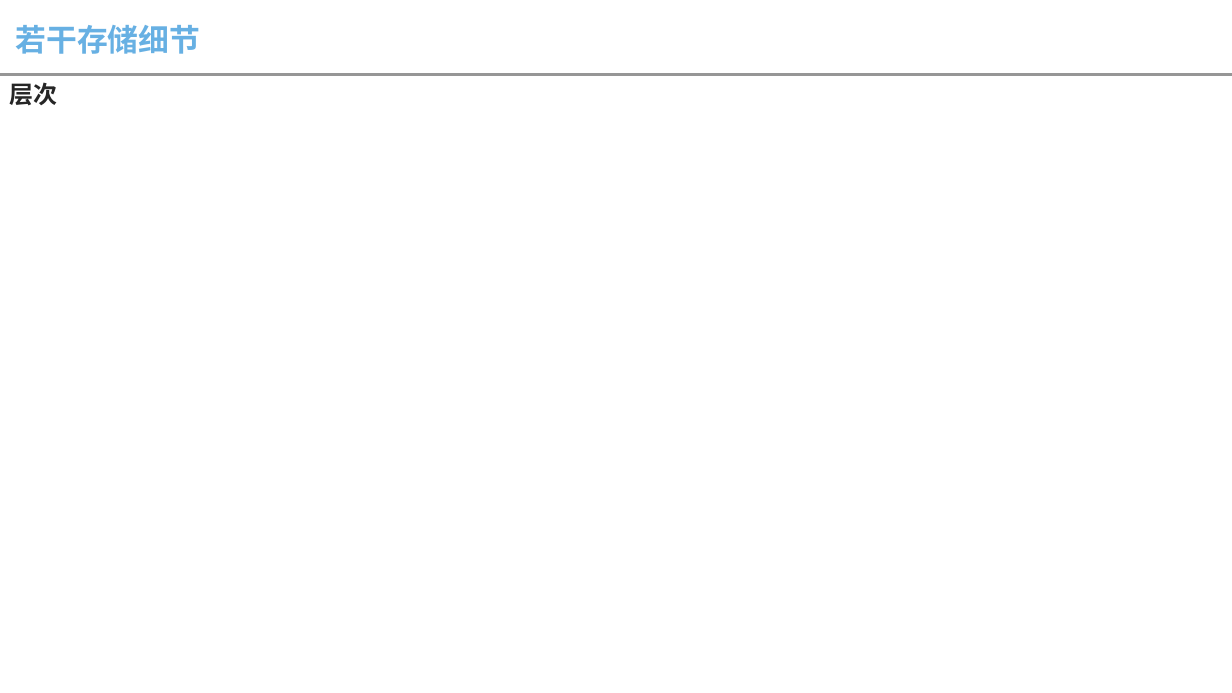
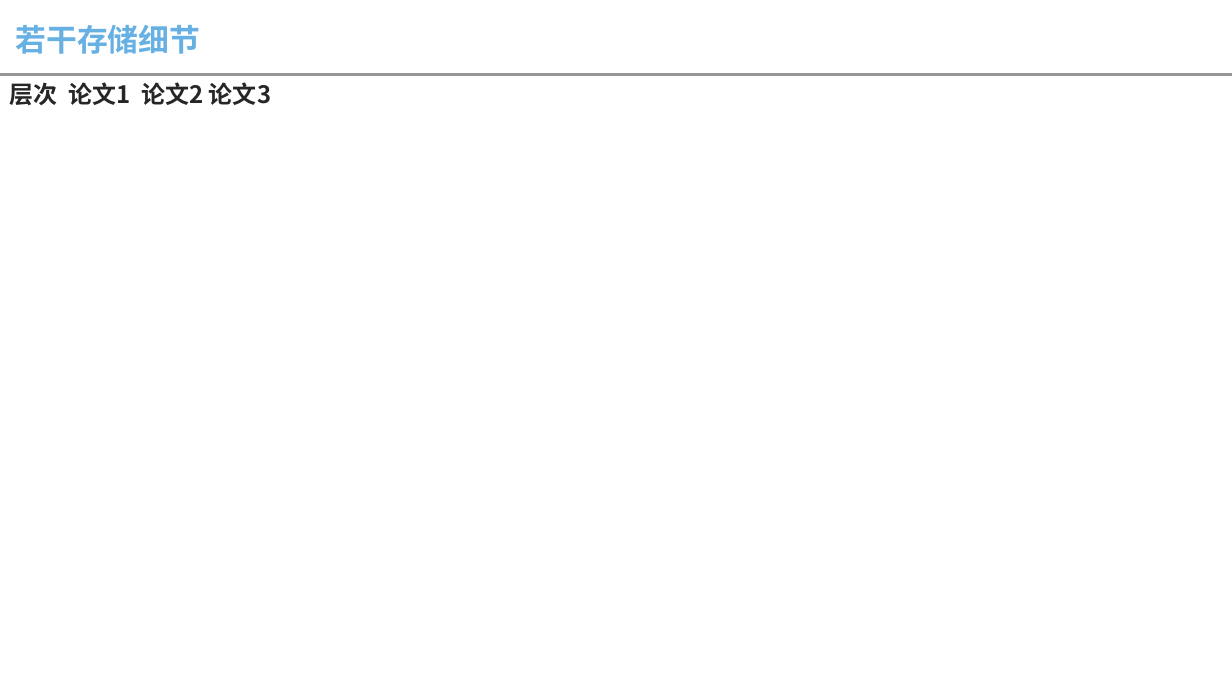
Before and after one commit to foreverfruit/Doc, a slide deck: slide 24 of 学习汇报.pptx. Drawn at 1232x693 pixels with LibreOffice and Linux fonts; fonts in the diff are those of the drawing. Boxes give left, top, right and bottom in pixels: in the first picture for what was removed or moved away, otherwise in the second. Text is boxed around its words. In the diff, an @@ line names an element or a change of style, - is before the commit and + after.

Commit message:
ppt modify

```diff
--- a/学习汇报.pptx
+++ b/学习汇报.pptx
@@ text at (9, 82, 271, 106): text changed @@
-层次
+层次 论文1 论文2 论文3
```
